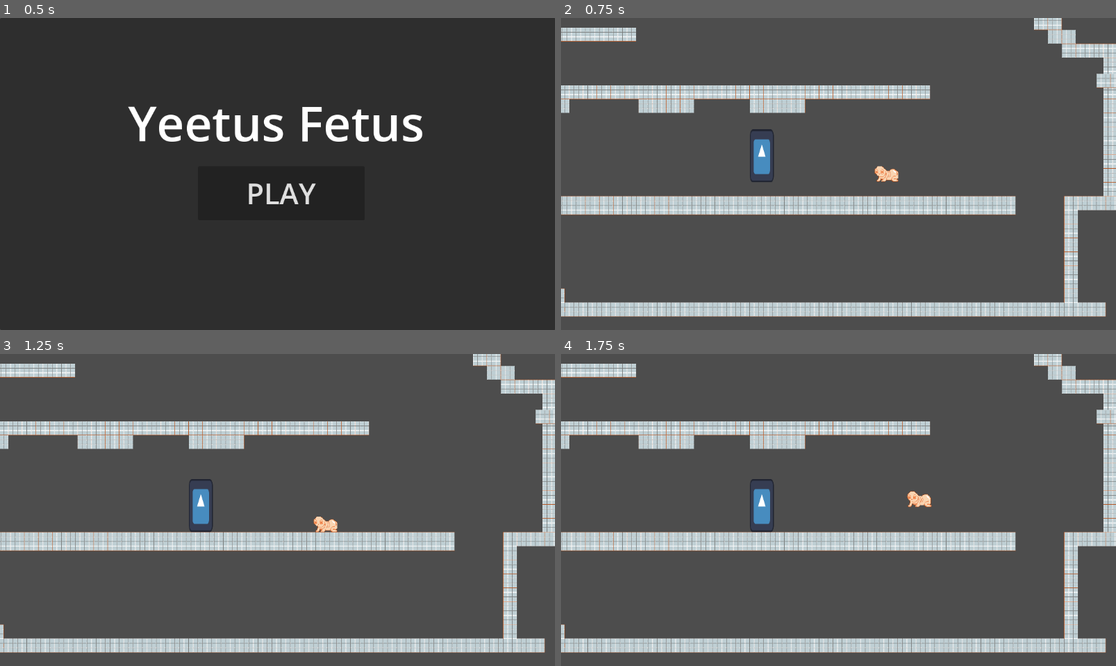
Above: before the commit, frames 1-4 (two rows, left to right).
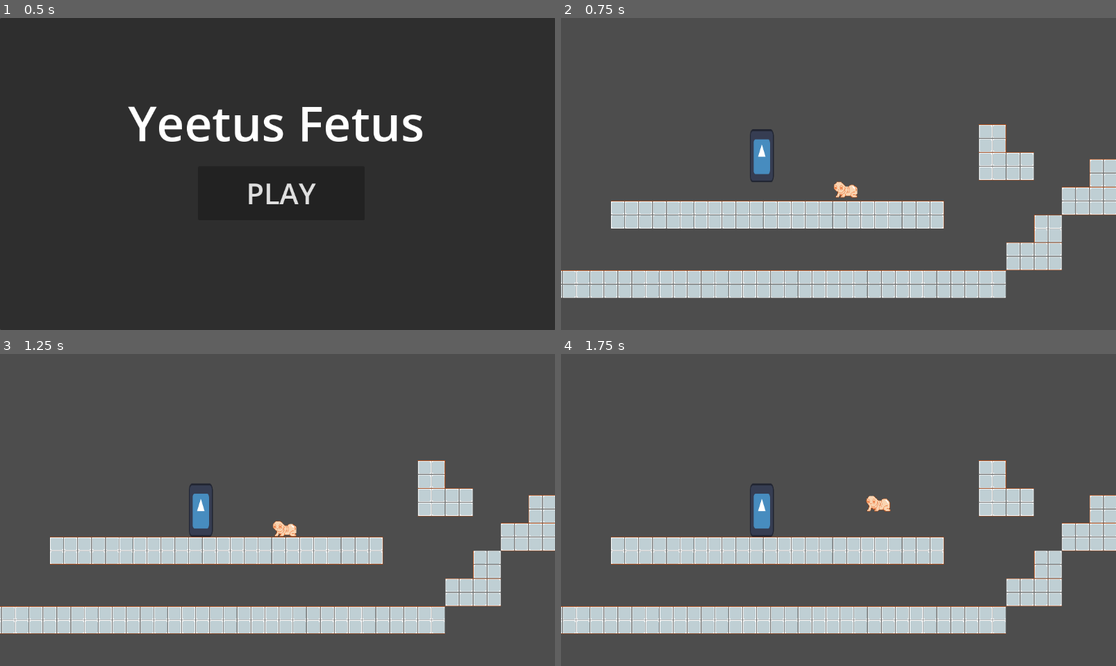
Above: after the commit, the same moments.

Repository: penguinissus/slappy
Game: Godot game, scene res://menu.tscn
The game is run twice, just before and just after one commit, with the same random seed, the same clock (stepped at 60 frames per second) and the same inputs. This scene is started directly instead of the project's main scene. The engine's default icon, where the game draws it, is replaced by a stand-in: a white triangle on a blue panel in a dark square.
Inputs:
- Up to frame 1 (0.5 s): no input
- Up to frame 2 (0.75 s): click "PLAY" at 0.5 s
- Up to frame 3 (1.25 s): no input
- Up to frame 4 (1.75 s): tap Enter (replay) at 1.25 s; hold Right (fetus_right) from 1.28 s (still down); tap Q (launch) at 1.35 s; tap Up (fetus_jump) at 1.52 s

Frame 1 is identical in both runs. In frame 2, 29% of the frame differs, in the area x 0-100%, y 0-96%; in frame 3, 29%; in frame 4, 29%.

Commit message:
change scene on collision

Diff:
--- a/button.gd
+++ b/button.gd
@@ -12,4 +12,4 @@
 
 
 func _on_pressed() -> void:
-	get_tree().change_scene_to_file('res://main.tscn')
+	get_tree().change_scene_to_file('res://newmain.tscn')
--- a/main.tscn
+++ b/main.tscn
@@ -2,12 +2,13 @@
 
 [ext_resource type="Script" uid="uid://4enxge038up8" path="res://scripts/grandma.gd" id="1_0xm2m"]
 [ext_resource type="Texture2D" uid="uid://cg5dtvx6ghri6" path="res://icon.svg" id="1_ig7tw"]
-[ext_resource type="Script" uid="uid://clbup57ca0cqr" path="res://scripts/main.gd" id="1_lquwl"]
 [ext_resource type="Script" uid="uid://dtcdkwi1l2m3g" path="res://scripts/fetus.gd" id="3_h2yge"]
 [ext_resource type="Texture2D" uid="uid://c7klya3x1w14c" path="res://images/Fetus_Crawl.png" id="5_272bh"]
 [ext_resource type="Texture2D" uid="uid://cfx6raqcqwcx2" path="res://images/BathroomTiles.png" id="5_lquwl"]
 [ext_resource type="Texture2D" uid="uid://dolxkwpkexsye" path="res://images/Fetus_Scoop.png" id="6_5vw27"]
 [ext_resource type="Script" uid="uid://cibyhpxmgtl2g" path="res://scripts/camera_2d.gd" id="6_7mycd"]
+
+[sub_resource type="GDScript" id="GDScript_272bh"]
 
 [sub_resource type="RectangleShape2D" id="RectangleShape2D_0xm2m"]
 size = Vector2(165, 367.5)
@@ -214,7 +215,7 @@
 sources/0 = SubResource("TileSetAtlasSource_7mycd")
 
 [node name="main" type="Node"]
-script = ExtResource("1_lquwl")
+script = SubResource("GDScript_272bh")
 
 [node name="grandma" type="CharacterBody2D" parent="."]
 position = Vector2(-314, -12)
@@ -248,7 +249,7 @@
 scale = Vector2(2.76562, 2.76562)
 sprite_frames = SubResource("SpriteFrames_w48qg")
 animation = &"left"
-frame_progress = 0.0990869
+frame_progress = 0.836203
 
 [node name="poop" type="AnimatedSprite2D" parent="fetus"]
 visible = false
@@ -257,7 +258,7 @@
 scale = Vector2(2.83594, 2.89063)
 sprite_frames = SubResource("SpriteFrames_ryguw")
 animation = &"pooping"
-frame_progress = 0.0148672
+frame_progress = 0.751984
 
 [node name="TileMapLayer" type="TileMapLayer" parent="."]
 tile_map_data = PackedByteArray("AAALAAoAAAADAAAAAAALAAsAAAADAAEAAAAMAAoAAAACAAAAAAAMAAsAAAACAAEAAAANAAoAAAADAAAAAAANAA …(254848 unchanged characters)…
--- a/newmain.tscn
+++ b/newmain.tscn
@@ -1,6 +1,5 @@
-[gd_scene load_steps=29 format=4 uid="uid://b2niwuwwxybwq"]
-
-[ext_resource type="Script" uid="uid://clbup57ca0cqr" path="res://scripts/main.gd" id="1_io7nm"]
+[gd_scene load_steps=28 format=4 uid="uid://b2niwuwwxybwq"]
+
 [ext_resource type="Script" uid="uid://4enxge038up8" path="res://scripts/grandma.gd" id="2_umuc8"]
 [ext_resource type="Texture2D" uid="uid://cg5dtvx6ghri6" path="res://icon.svg" id="3_vmj1s"]
 [ext_resource type="Script" uid="uid://dtcdkwi1l2m3g" path="res://scripts/fetus.gd" id="4_bq0w0"]
@@ -214,7 +213,6 @@
 sources/0 = SubResource("TileSetAtlasSource_io7nm")
 
 [node name="main" type="Node"]
-script = ExtResource("1_io7nm")
 
 [node name="grandma" type="CharacterBody2D" parent="."]
 position = Vector2(-314, -12)
@@ -225,7 +223,14 @@
 scale = Vector2(1.28906, 2.86719)
 texture = ExtResource("3_vmj1s")
 
-[node name="CollisionShape2D" type="CollisionShape2D" parent="grandma"]
+[node name="Area2D" type="Area2D" parent="grandma"]
+position = Vector2(61, -100)
+
+[node name="CollisionShape2D" type="CollisionShape2D" parent="grandma/Area2D"]
+position = Vector2(0, -19)
+shape = SubResource("RectangleShape2D_0xm2m")
+
+[node name="CollisionShape2D2" type="CollisionShape2D" parent="grandma"]
 position = Vector2(61, -119)
 shape = SubResource("RectangleShape2D_0xm2m")
 
@@ -258,6 +263,13 @@
 animation = &"pooping"
 frame_progress = 0.834339
 
+[node name="Area2D" type="Area2D" parent="fetus"]
+position = Vector2(-2, 0)
+
+[node name="CollisionShape2D2" type="CollisionShape2D" parent="fetus/Area2D"]
+position = Vector2(-232, 118)
+shape = SubResource("RectangleShape2D_ig7tw")
+
 [node name="Camera2D" type="Camera2D" parent="."]
 position = Vector2(279, 6)
 script = ExtResource("8_bj3h7")
@@ -268,3 +280,5 @@
 scale = Vector2(3, 3)
 tile_map_data = PackedByteArray("AAAFAAQAAAACAAAAAAAFAAUAAAACAAEAAAAGAAQAAAADAAAAAAAGAAUAAAADAAEAAAAHAAQAAAACAAAAAAAHAA …(13488 unchanged characters)…
 tile_set = SubResource("TileSet_umuc8")
+
+[connection signal="area_entered" from="grandma/Area2D" to="fetus" method="_on_area_2d_area_entered"]
--- a/project.godot
+++ b/project.godot
@@ -11,7 +11,7 @@
 [application]
 
 config/name="oop"
-run/main_scene="uid://b2niwuwwxybwq"
+run/main_scene="uid://khx5cv7aoog2"
 config/features=PackedStringArray("4.4", "Forward Plus")
 config/icon="res://icon.svg"
 
--- a/scripts/fetus.gd
+++ b/scripts/fetus.gd
@@ -22,12 +22,12 @@
 		velocity.x = direction * SPEED
 		_crawl_animation.play()
 
-	#if Input.gets("fetus_left"):
-		#velocity.x =  speed
-		#_crawl_animation.play()
-
 	else:
 		velocity.x = move_toward(velocity.x, 0, SPEED)
 		_crawl_animation.stop()
 
 	move_and_slide()
+
+func _on_area_2d_area_entered(area: Area2D) -> void:
+	print('help')
+	get_tree().change_scene_to_file("res://menu.tscn")
--- a/scripts/grandma.gd
+++ b/scripts/grandma.gd
@@ -1,4 +1,6 @@
 extends CharacterBody2D
+
+@onready var collider = $Area2D
 
 const SPEED = 300.0
 const JUMP_VELOCITY = -400.0
--- a/scripts/main.gd
+++ /dev/null
@@ -1 +0,0 @@
-extends Node
Not shown, added: images/HumanOnToilet.png.import
Not shown, added: images/Toilet.png.import
Not shown, added: images/ToiletPaper.png.import
Not shown, removed: scripts/main.gd.uid
